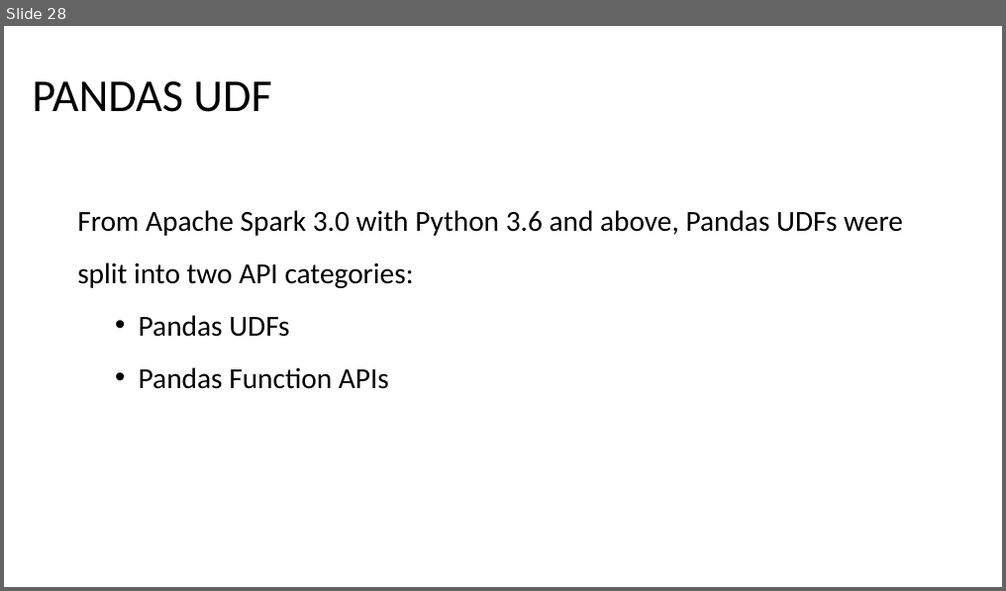
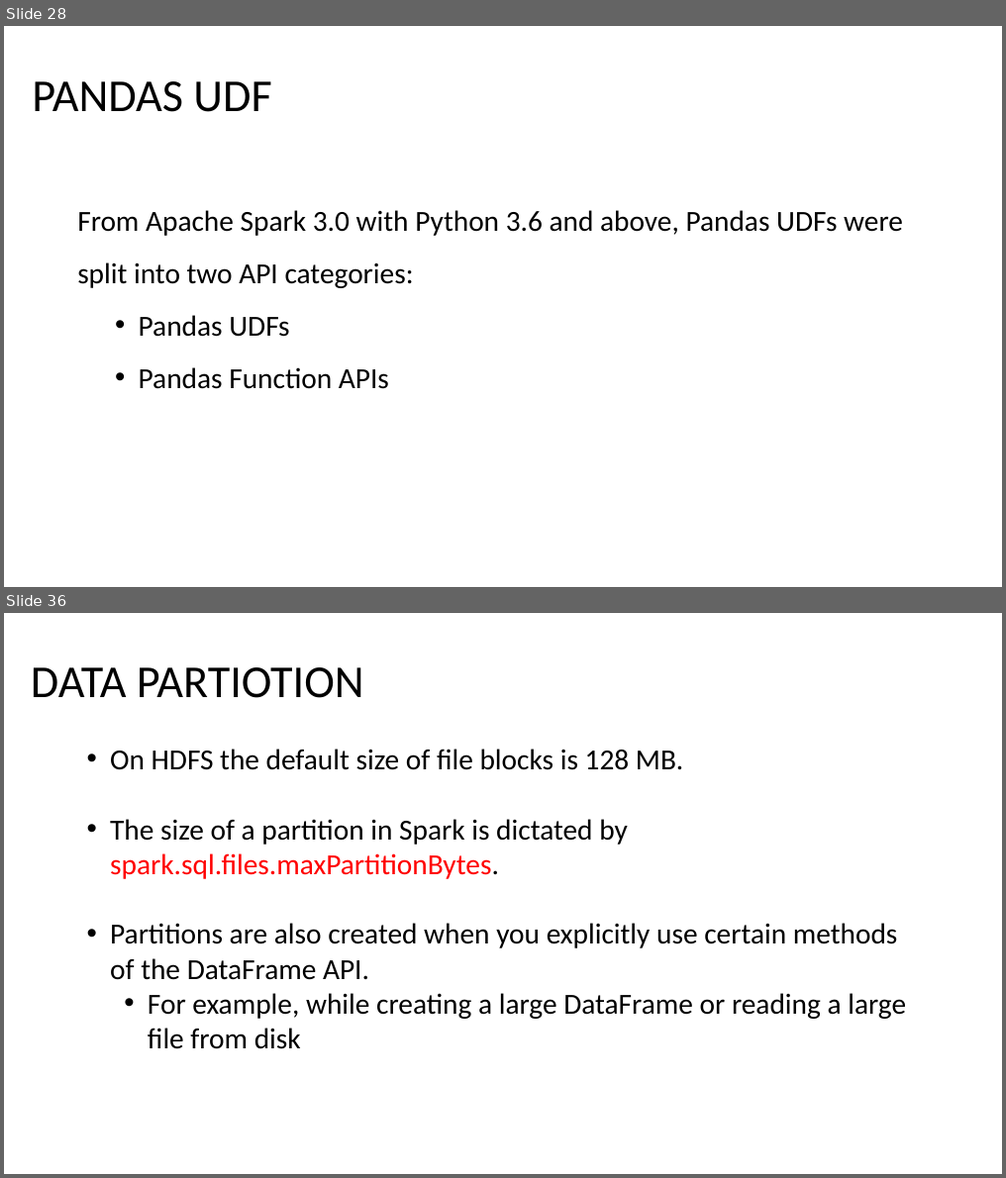
Before and after one commit to atarighati/Learning-Spark-Second_Edition, a slide deck: Learning Spark Notes.pptx. Shown one above the other, each under a label of ours: slide 28 before the commit, slides 28 and 36 after it; the slides between them are not shown. The pictures are 1006x591 and 1006x1178 pixels, drawn with LibreOffice and Linux fonts; fonts in the diff are those of the drawing. Boxes give left, top, right and bottom in pixels: in the first picture for what was removed or moved away, otherwise in the second. Text is boxed around its words. In the diff, an @@ line names an element or a change of style, - is before the commit and + after.

```diff
--- a/Learning Spark Notes.pptx
+++ b/Learning Spark Notes.pptx
@@ slide 36 added at box(4, 613, 1002, 1174), background #FFFFFF @@
@@ title added at box(31, 667, 364, 698), 44 pt, text #000000 @@
+DATA PARTIOTION
@@ text added at box(110, 749, 906, 1050), 28 pt, text #000000 @@
+• On HDFS the default size of file blocks is 128 MB.
+• The size of a partition in Spark is dictated by spark.sql.files.maxPartitionBytes.
+• Partitions are also created when you explicitly use certain methods of the DataFrame API.
+  • For example, while creating a large DataFrame or reading a large file from disk
```
Also in this commit, not shown: 11 other slides added.
